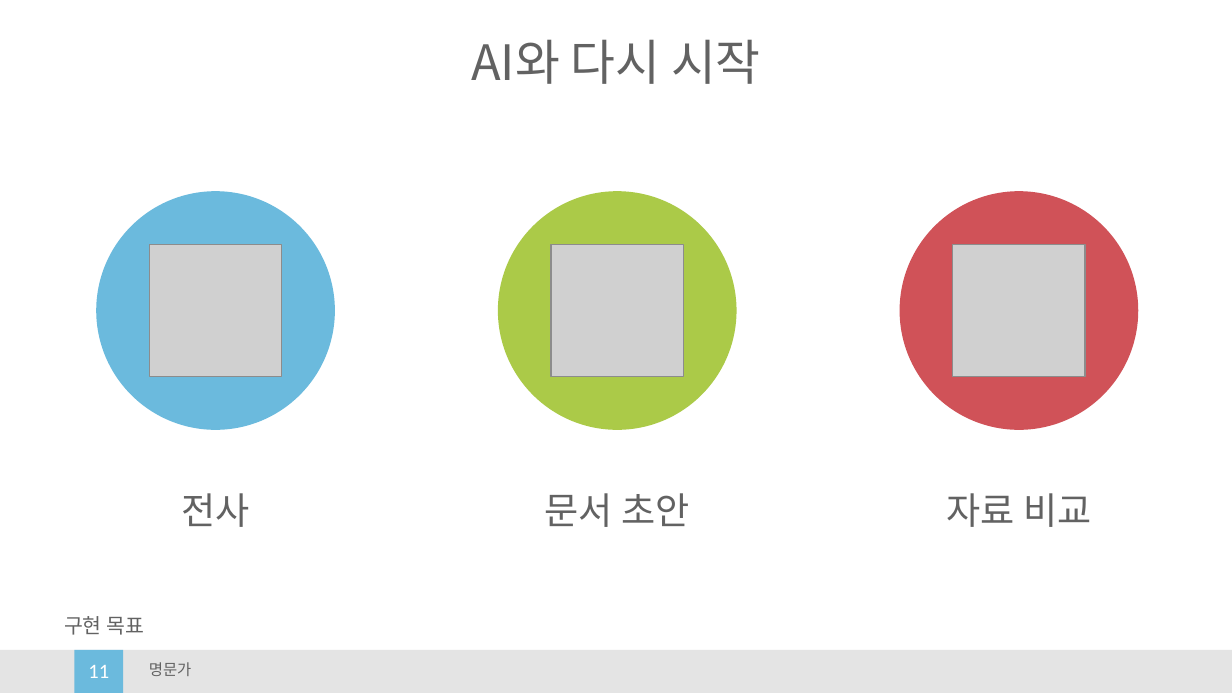
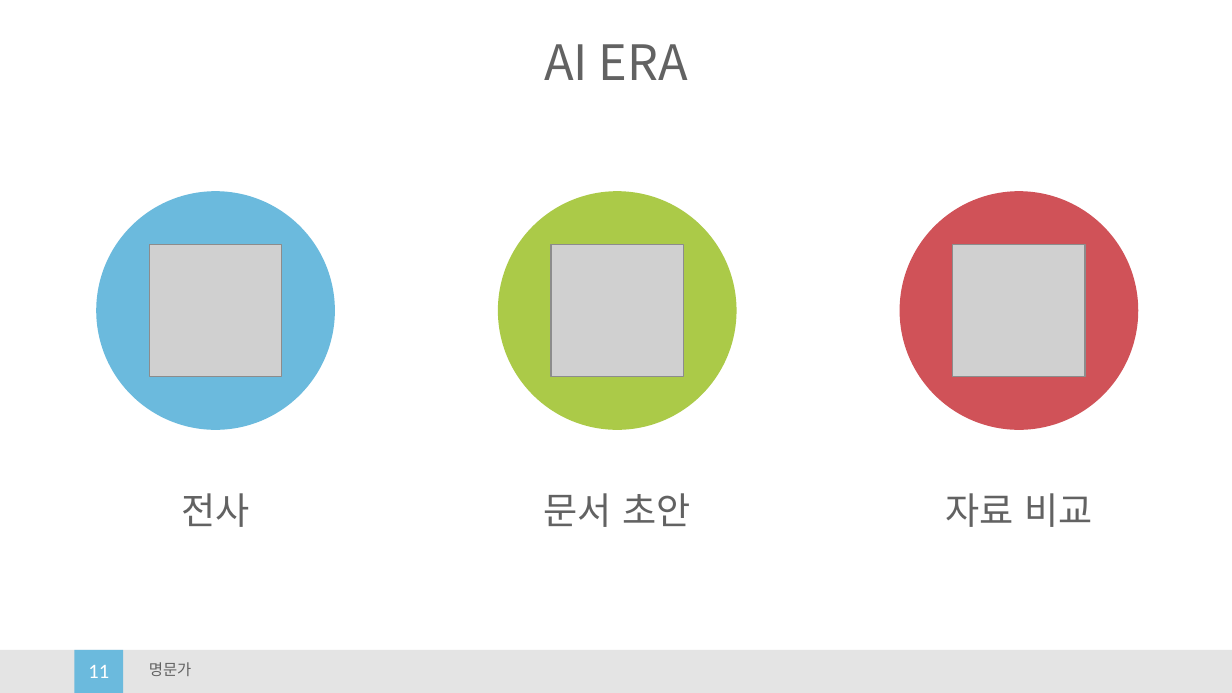
Before and after one commit to Lee-WonJun/royal-family, a slide deck: slide 11 of ppt/명문가_발표초안_v5_Cloud.pptx. Drawn at 1232x693 pixels with LibreOffice and Linux fonts; fonts in the diff are those of the drawing; grey boxes stand for pictures. Boxes give left, top, right and bottom in pixels: in the first picture for what was removed or moved away, otherwise in the second. Text is boxed around its words. In the diff, an @@ line names an element or a change of style, - is before the commit and + after.

```diff
--- a/ppt/명문가_발표초안_v5_Cloud.pptx
+++ b/ppt/명문가_발표초안_v5_Cloud.pptx
@@ text at [544,44,688,80]: text changed @@
-AI와 다시 시작
+AI ERA
@@ text removed at [64,616,144,635] @@
-구현 목표
```
Also in this commit, not shown: 6 other slides changed, 1 slide removed, 42 other files.
